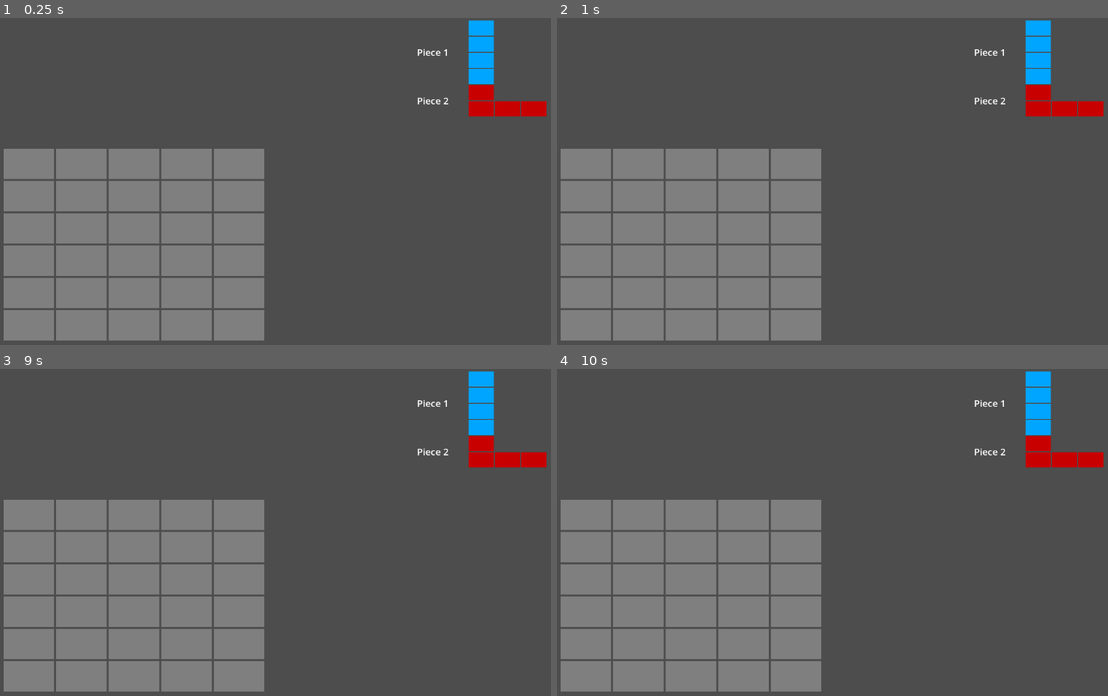
Above: before the commit, frames 1-4 (two rows, left to right).
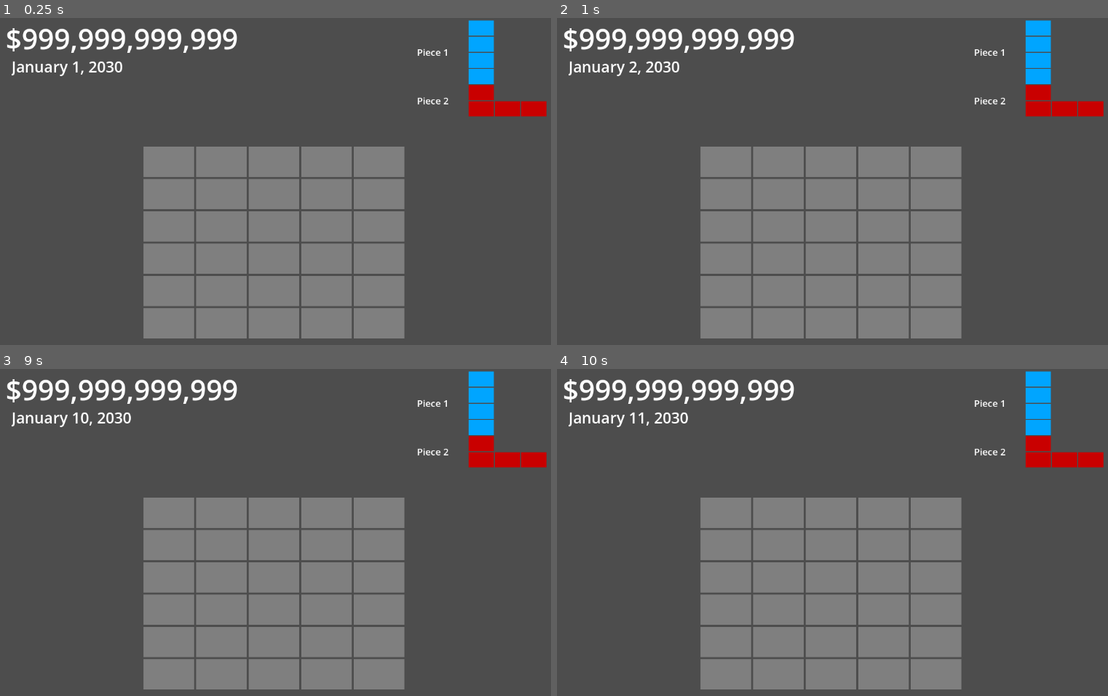
Above: after the commit, the same moments.

Repository: AlexanderHarrison/trillionaire
Game: Godot game, scene res://root.tscn
Two runs of this game, one before a commit and one after it. Both use one fixed random seed, a clock stepped at 60 frames per second and the inputs below.
Inputs (mouse positions are in pixels of both pictures, inside the frame that each line leads up to):
- Up to frame 1 (0.25 s): no input
- Up to frame 2 (1 s): tap Enter at 0.5 s; move the mouse to (584, 165) at 0.52 s; click (584, 165) at 0.67 s
- Up to frame 3 (9 s): tap Space at 1.25, 3.5, 5 s; move the mouse to (82, 516) at 1.27 s; click (82, 516) at 1.42 s; move the mouse to (132, 516) at 2.02 s; click (132, 516) at 2.17 s; tap Enter at 2.75, 4.25 s; move the mouse to (187, 516) at 2.77 s; click (187, 516) at 2.92 s; move the mouse to (236, 516) at 3.52 s; click (236, 516) at 3.67 s; move the mouse to (27, 545) at 4.27 s; click (27, 545) at 4.42 s; move the mouse to (82, 545) at 5.02 s; click (82, 545) at 5.17 s; move the mouse to (132, 545) at 5.77 s; click (132, 545) at 5.92 s; move the mouse to (187, 545) at 6.52 s; click (187, 545) at 6.67 s; move the mouse to (236, 545) at 7.27 s; click (236, 545) at 7.42 s; move the mouse to (27, 578) at 8.02 s; click (27, 578) at 8.17 s; move the mouse to (82, 578) at 8.77 s; click (82, 578) at 8.92 s
- Up to frame 4 (10 s): move the mouse to (1025, 581) at 9.52 s; click (1025, 581) at 9.67 s

The runs differ from the first frame. In frame 1, 31% of the frame differs, in the area x 0-74%, y 3-99%; in frame 2, 31%; in frame 3, 31%; in frame 4, 31%.
Error in both runs: Attempt to call function 'has_cursor' in base 'null instance' on a null instance. (res://schedule.gd:54)

Commit message:
many things

Diff:
--- /dev/null
+++ b/date.gd
@@ -0,0 +1,33 @@
+extends RichTextLabel
+
+@export var date_change_time: float = 1.0
+
+var date_timer = 0
+var date = 0
+var year = 2030
+var month = 0
+
+const months = [
+	"January", "February", "March", "April", "May", "June",
+	"July", "August", "September", "October", "November", "December"
+]
+
+func _ready():
+	text = format_date()
+
+func _process(delta):
+	date_timer += delta;
+	if date_timer >= date_change_time:
+		date_timer = fmod(date_timer, date_change_time)
+		date += 1
+		if date == 30:
+			date == 0
+			month += 1
+			if month == 12:
+				month = 0
+				year += 1
+
+		text = format_date()
+
+func format_date():
+	return "%s %d, %d" % [months[month], date+1, year]
--- /dev/null
+++ b/date_highlight.tscn
@@ -0,0 +1,13 @@
+[gd_scene format=3 uid="uid://car1npdmnoi1c"]
+
+[node name="GridSpot" type="ColorRect"]
+custom_minimum_size = Vector2(100, 60)
+offset_left = -3.0
+offset_top = -5.0
+offset_right = 104.0
+offset_bottom = 60.0
+color = Color(1, 1, 0.517647, 1)
+
+[connection signal="gui_input" from="." to="." method="_on_gui_input"]
+[connection signal="mouse_entered" from="." to="." method="_on_mouse_entered"]
+[connection signal="mouse_exited" from="." to="." method="_on_mouse_exited"]
--- /dev/null
+++ b/money.gd
@@ -0,0 +1,24 @@
+extends RichTextLabel
+
+@export var money: int;
+
+# Called every frame. 'delta' is the elapsed time since the previous frame.
+func _process(_delta):
+	text = format_text(money)
+
+func format_text(m):
+	var segments = []
+	while m > 0:
+		segments.append(m % 1000)
+		m = floori(m / 1000)
+
+	segments.reverse()
+
+	if segments.size() == 0:
+		return "$0"
+	else:
+		var text = "$%s" % segments[0]
+		for i in segments.size()-1:
+			var seg = segments[i+1]
+			text = "%s,%0*d" % [text, 3, seg]
+		return text
--- /dev/null
+++ b/money.tscn
@@ -0,0 +1,9 @@
+[gd_scene load_steps=2 format=3 uid="uid://dnc0yucatedji"]
+
+[ext_resource type="Script" path="res://money.gd" id="1_fep8y"]
+
+[node name="money" type="RichTextLabel"]
+custom_minimum_size = Vector2(500, 100)
+offset_right = 1.0
+theme_override_font_sizes/normal_font_size = 56
+script = ExtResource("1_fep8y")
--- a/piece_button.gd
+++ b/piece_button.gd
@@ -25,4 +25,6 @@
 		and event.button_index == MOUSE_BUTTON_LEFT \
 		and event.is_pressed() \
 		and mouseover:
+		if cursorpiece.has_cursor():
+			cursorpiece.clear_cursor()
 		cursorpiece.start_cursor($BoxContainer/piece)
--- a/root.tscn
+++ b/root.tscn
@@ -1,14 +1,18 @@
-[gd_scene load_steps=4 format=3 uid="uid://b41rqtcu1oc2u"]
+[gd_scene load_steps=6 format=3 uid="uid://b41rqtcu1oc2u"]
 
 [ext_resource type="PackedScene" uid="uid://b7ydvhu6dysqm" path="res://schedule.tscn" id="1_4imot"]
 [ext_resource type="PackedScene" uid="uid://dv7xqiy3lh8db" path="res://piece_list.tscn" id="2_e1pnw"]
+[ext_resource type="PackedScene" uid="uid://dnc0yucatedji" path="res://money.tscn" id="4_jjj0s"]
+[ext_resource type="Script" path="res://date.gd" id="5_30x5y"]
 [ext_resource type="PackedScene" uid="uid://cqi8h3idr3n0o" path="res://cursor_piece.tscn" id="5_fn06i"]
 
 [node name="root" type="Node2D"]
 
 [node name="schedule" parent="." instance=ExtResource("1_4imot")]
-offset_left = 7.0
-offset_right = 551.0
+offset_left = 284.0
+offset_top = 255.0
+offset_right = 828.0
+offset_bottom = 642.0
 
 [node name="piece_list" parent="." instance=ExtResource("2_e1pnw")]
 offset_left = 825.0
@@ -19,3 +23,19 @@
 
 [node name="cursor_piece" parent="." instance=ExtResource("5_fn06i")]
 visible = false
+
+[node name="money" parent="." instance=ExtResource("4_jjj0s")]
+offset_left = 11.0
+offset_top = 2.0
+offset_right = 817.0
+offset_bottom = 102.0
+money = 999999999999
+
+[node name="date" parent="." instance=ExtResource("4_jjj0s")]
+offset_left = 23.0
+offset_top = 75.0
+offset_right = 829.0
+offset_bottom = 175.0
+theme_override_font_sizes/normal_font_size = 30
+script = ExtResource("5_30x5y")
+date_change_time = 1.0
--- a/schedule.gd
+++ b/schedule.gd
@@ -93,7 +93,6 @@
 	var here_x: int = idx % 5
 	var here_y: int = floori(idx / 5)
 
-	var new_arr_idx = arrangements.size()
 	arrangements.append(arrangement)
 	for y in arrangement.size():
 		for x in arrangement[0].size():
